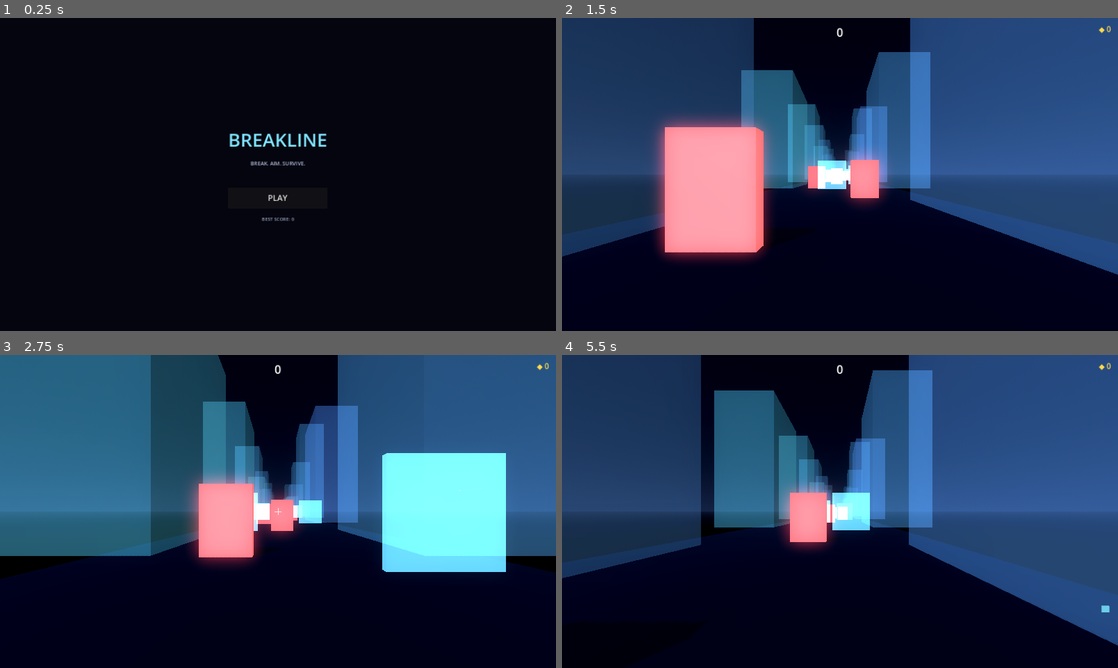
Above: before the commit, frames 1-4 (two rows, left to right).
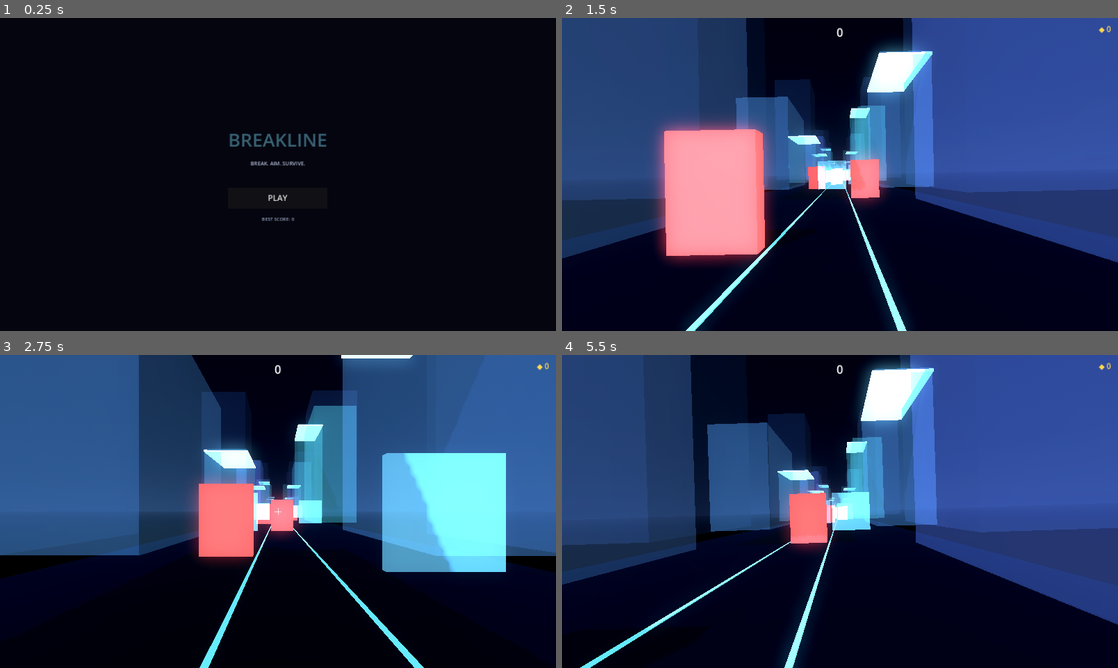
Above: after the commit, the same moments.

Repository: MUSTAFAKARA0/MUSTAFAKARA0
Game: Godot game, scene res://scenes/ui/MainMenu.tscn
Same seed, same stepped clock (60 frames per second), same inputs: the game is played once before the commit and once after it.
Inputs (mouse positions are in pixels of both pictures, inside the frame that each line leads up to):
- Up to frame 1 (0.25 s): no input
- Up to frame 2 (1.5 s): click "PLAY" at 0.5 s; move the mouse to (962, 158) at 1.27 s; click (962, 158) at 1.42 s
- Up to frame 3 (2.75 s): drag from (166, 527) to (250, 574) at 2.02 s
- Up to frame 4 (5.5 s): move the mouse to (895, 442) at 2.77 s; click (895, 442) at 2.92 s; drag from (812, 574) to (673, 464) at 3.52 s; click "RETRY" at 4.25 s; move the mouse to (1006, 558) at 5.02 s; click (1006, 558) at 5.17 s

The runs differ from the first frame. In frame 1, 0.4% of the frame differs, in the area x 41-59%, y 36-42%; in frame 2, 28%; in frame 3, 18%; in frame 4, 29%, in the area x 0-100%, y 0-100%.

Commit message:
Phase 2 polish: camera bank, environment detail, UI feel, Android prep
Continues Phase 2 (polish) after the pre-PR bug-fix pass, in priority
order (visual polish -> game feel -> UI polish -> Android readiness):

- CameraController: subtle bank/tilt into turns, driven by the player's
  actual lateral velocity (PlayerController.get_lateral_velocity()) --
  cosmetic only, doesn't touch steering.
- Projectile: energy-core pulse while in flight (previously a static-
  looking sphere mid-air).
- EnvironmentBuilder (Glass District): building materials are now a
  cached palette of 5 variants instead of one unique StandardMaterial3D
  per building (fewer distinct materials for the mobile renderer to
  juggle, not more), plus neon roof trim on alternating buildings, lane
  markers on the ground, per-row position jitter so the corridor reads
  less like an obviously repeating tile, and a sparse, dim distant
  skyline row for depth.
- UI feel: HUD score now counts up instead of snapping, crosshair pulses
  on every shot, combo pop is now pivot-corrected (was scaling from a
  corner). GameOverScreen has a proper fade+scale reveal instead of an
  instant appear, and Retry/Home/Play all get a quick press-punch tween.
- Android prep: boot splash configured to the game's dark palette instead
  of Godot's default gray, and docs/ANDROID.md rewritten into a concrete
  checklist (permissions, export preset steps, what still needs real
  hardware) instead of a status paragraph. No export_presets.cfg is
  checked in on purpose -- see the doc for why.

Co-Authored-By: Claude Sonnet 5 <noreply@anthropic.com>
Claude-Session: https://claude.ai/code/session_01CgcjuDSkH1yknnrZASjxyA

Diff:
--- a/BREAKLINE/project.godot
+++ b/BREAKLINE/project.godot
@@ -15,6 +15,9 @@
 run/main_scene="res://scenes/ui/MainMenu.tscn"
 config/features=PackedStringArray("4.3", "Mobile")
 config/icon="res://icon.svg"
+boot_splash/bg_color=Color(0.02, 0.02, 0.05, 1)
+boot_splash/fullsize=true
+boot_splash/use_filter=true
 
 [autoload]
 
--- a/BREAKLINE/scripts/levels/EnvironmentBuilder.gd
+++ b/BREAKLINE/scripts/levels/EnvironmentBuilder.gd
@@ -1,19 +1,64 @@
 extends Node3D
 ## EnvironmentBuilder
 ## Procedurally builds the "Glass District" corridor: a long ground strip
-## plus two rows of translucent, emissive skyscraper slabs. Everything is
-## generated from primitives at runtime so World 1 needs zero imported
-## art to be playable (see docs/ASSETS.md / docs/ART_DIRECTION.md).
-## Later worlds (Industrial Core, Neon Void, ...) get their own builder
-## script rather than reusing this one with flags.
+## with lane markers, two rows of translucent emissive skyscraper slabs
+## (neon trim on every other one), and a dimmer, sparser distant skyline
+## row for depth. Everything is generated from primitives at runtime so
+## World 1 needs zero imported art to be playable (see docs/ASSETS.md /
+## docs/ART_DIRECTION.md). Later worlds get their own builder script
+## rather than reusing this one with flags.
+##
+## Materials are cached and reused (a handful of variants, not one unique
+## material per building) to keep draw-call/shader overhead down on
+## mobile -- see docs/PERFORMANCE.md.
 
 @export var track_length: float = 900.0
 @export var segment_length: float = 20.0
 @export var lane_span: float = 8.0
 
+const BUILDING_HUES := [0.5, 0.54, 0.58, 0.6, 0.63]
+
+var _building_materials: Array[StandardMaterial3D] = []
+var _trim_material: StandardMaterial3D
+var _distant_material: StandardMaterial3D
+var _lane_marker_material: StandardMaterial3D
+
 func _ready() -> void:
+	_build_material_cache()
 	_build_ground()
 	_build_buildings()
+	_build_distant_skyline()
+
+func _build_material_cache() -> void:
+	for hue in BUILDING_HUES:
+		var mat := StandardMaterial3D.new()
+		mat.albedo_color = Color.from_hsv(hue, 0.5, 0.9, 0.32)
+		mat.transparency = BaseMaterial3D.TRANSPARENCY_ALPHA
+		mat.emission_enabled = true
+		mat.emission = Color.from_hsv(hue, 0.6, 1.0)
+		mat.emission_energy_multiplier = 0.8
+		mat.metallic = 0.2
+		mat.roughness = 0.1
+		_building_materials.append(mat)
+
+	_trim_material = StandardMaterial3D.new()
+	_trim_material.albedo_color = Color(0.6, 0.95, 1.0)
+	_trim_material.emission_enabled = true
+	_trim_material.emission = Color(0.5, 0.95, 1.0)
+	_trim_material.emission_energy_multiplier = 2.5
+
+	_distant_material = StandardMaterial3D.new()
+	_distant_material.albedo_color = Color(0.15, 0.2, 0.32, 0.5)
+	_distant_material.transparency = BaseMaterial3D.TRANSPARENCY_ALPHA
+	_distant_material.emission_enabled = true
+	_distant_material.emission = Color(0.15, 0.25, 0.4)
+	_distant_material.emission_energy_multiplier = 0.35
+
+	_lane_marker_material = StandardMaterial3D.new()
+	_lane_marker_material.albedo_color = Color(0.4, 0.9, 1.0)
+	_lane_marker_material.emission_enabled = true
+	_lane_marker_material.emission = Color(0.4, 0.9, 1.0)
+	_lane_marker_material.emission_energy_multiplier = 1.0
 
 func _build_ground() -> void:
 	var mesh := PlaneMesh.new()
@@ -43,6 +88,18 @@
 	shape.position = mesh_instance.position + Vector3(0, -0.1, 0)
 	body.add_child(shape)
 
+	_build_lane_markers()
+
+func _build_lane_markers() -> void:
+	var marker_mesh := BoxMesh.new()
+	marker_mesh.size = Vector3(0.08, 0.02, track_length + 60.0)
+	for x in [-1.1, 1.1]:
+		var marker := MeshInstance3D.new()
+		marker.mesh = marker_mesh
+		marker.material_override = _lane_marker_material
+		marker.position = Vector3(x, 0.02, -track_length * 0.5 + 10.0)
+		add_child(marker)
+
 func _build_buildings() -> void:
 	var count := int(track_length / segment_length)
 	var rng := RandomNumberGenerator.new()
@@ -50,25 +107,52 @@
 
 	for i in range(count):
 		var z := -float(i) * segment_length - 15.0
-		_spawn_building(Vector3(-lane_span, 0, z), rng.randf_range(8.0, 24.0), rng)
-		_spawn_building(Vector3(lane_span, 0, z), rng.randf_range(8.0, 24.0), rng)
+		# Slight per-row jitter on lane offset and spacing keeps the
+		# corridor from reading as an obviously-repeating tile.
+		var jitter := rng.randf_range(-1.5, 1.5)
+		var left_height := rng.randf_range(8.0, 24.0)
+		var right_height := rng.randf_range(8.0, 24.0)
+		_spawn_building(Vector3(-lane_span + jitter, 0, z), left_height, rng, i % 2 == 0)
+		_spawn_building(Vector3(lane_span - jitter, 0, z), right_height, rng, i % 2 == 1)
 
-func _spawn_building(base_pos: Vector3, height: float, rng: RandomNumberGenerator) -> void:
+func _spawn_building(base_pos: Vector3, height: float, rng: RandomNumberGenerator, with_trim: bool) -> void:
 	var mesh := BoxMesh.new()
 	mesh.size = Vector3(6.0, height, 10.0)
 
-	var hue := rng.randf_range(0.5, 0.62)
-	var mat := StandardMaterial3D.new()
-	mat.albedo_color = Color.from_hsv(hue, 0.5, 0.9, 0.32)
-	mat.transparency = BaseMaterial3D.TRANSPARENCY_ALPHA
-	mat.emission_enabled = true
-	mat.emission = Color.from_hsv(hue, 0.6, 1.0)
-	mat.emission_energy_multiplier = 0.8
-	mat.metallic = 0.2
-	mat.roughness = 0.1
+	var mesh_instance := MeshInstance3D.new()
+	mesh_instance.mesh = mesh
+	mesh_instance.material_override = _building_materials[rng.randi() % _building_materials.size()]
+	mesh_instance.position = base_pos + Vector3(0, height * 0.5, 0)
+	add_child(mesh_instance)
+
+	if with_trim:
+		var trim_mesh := BoxMesh.new()
+		trim_mesh.size = Vector3(6.2, 0.25, 10.2)
+		var trim := MeshInstance3D.new()
+		trim.mesh = trim_mesh
+		trim.material_override = _trim_material
+		trim.position = base_pos + Vector3(0, height - 0.3, 0)
+		add_child(trim)
+
+## A sparse, dim, desaturated row of larger silhouettes further back and
+## higher than the main street -- reads as skyline depth without adding
+## much geometry (roughly a third of the main buildings' node count).
+func _build_distant_skyline() -> void:
+	var count := int(track_length / (segment_length * 3.0))
+	var rng := RandomNumberGenerator.new()
+	rng.seed = 4242
+
+	for i in range(count):
+		var z := -float(i) * segment_length * 3.0 - 30.0
+		_spawn_distant(Vector3(-lane_span * 2.2, 0, z), rng.randf_range(30.0, 60.0))
+		_spawn_distant(Vector3(lane_span * 2.2, 0, z), rng.randf_range(30.0, 60.0))
+
+func _spawn_distant(base_pos: Vector3, height: float) -> void:
+	var mesh := BoxMesh.new()
+	mesh.size = Vector3(14.0, height, 14.0)
 
 	var mesh_instance := MeshInstance3D.new()
 	mesh_instance.mesh = mesh
-	mesh_instance.material_override = mat
+	mesh_instance.material_override = _distant_material
 	mesh_instance.position = base_pos + Vector3(0, height * 0.5, 0)
 	add_child(mesh_instance)
--- a/BREAKLINE/scripts/levels/LevelManager.gd
+++ b/BREAKLINE/scripts/levels/LevelManager.gd
@@ -52,6 +52,5 @@
 
 func _on_run_ended(stats: Dictionary) -> void:
 	hud.visible = false
-	game_over_screen.visible = true
-	game_over_screen.display_stats(stats)
+	game_over_screen.reveal(stats)
 	AudioManager.stop_music()
--- a/BREAKLINE/scripts/player/CameraController.gd
+++ b/BREAKLINE/scripts/player/CameraController.gd
@@ -10,9 +10,12 @@
 @export var max_fov_bonus: float = 8.0
 @export var bob_amplitude: float = 0.035
 @export var bob_frequency: float = 1.8
+@export var max_bank_degrees: float = 4.0
 
 var _rest_position: Vector3
+var _rest_rotation_degrees: Vector3
 var _time: float = 0.0
+var _bank_degrees: float = 0.0
 
 var _shake_strength: float = 0.0
 var _shake_duration: float = 0.0
@@ -25,6 +28,7 @@
 
 func _ready() -> void:
 	_rest_position = position
+	_rest_rotation_degrees = rotation_degrees
 	fov = base_fov
 	VFXManager.camera_shake_requested.connect(_on_shake_requested)
 
@@ -58,6 +62,14 @@
 
 	position = _rest_position + bob + shake_offset + _recoil_offset
 
+	# Bank gently into the direction of lateral movement -- a subtle
+	# "leaning into the turn" read, not an arcade-racer barrel roll.
+	var target_bank := 0.0
+	if _player:
+		target_bank = clamp(-_player.get_lateral_velocity() * 0.6, -max_bank_degrees, max_bank_degrees)
+	_bank_degrees = lerp(_bank_degrees, target_bank, delta * 5.0)
+	rotation_degrees = _rest_rotation_degrees + Vector3(0.0, 0.0, _bank_degrees)
+
 func apply_recoil(strength: float = 0.06) -> void:
 	_recoil_offset += Vector3(0, 0, strength)
 
--- a/BREAKLINE/scripts/player/PlayerController.gd
+++ b/BREAKLINE/scripts/player/PlayerController.gd
@@ -17,6 +17,7 @@
 var forward_speed: float = 0.0
 var _reticle_norm: Vector2 = Vector2.ZERO
 var _target_x: float = 0.0
+var _lateral_velocity: float = 0.0
 
 @onready var camera: CameraController = $Camera3D
 @onready var muzzle: Marker3D = $Camera3D/MuzzlePoint
@@ -38,7 +39,15 @@
 	GameManager.distance_traveled += forward_speed * delta
 
 	_target_x = clamp(_reticle_norm.x, -1.0, 1.0) * lane_half_width
+	var prev_x := global_position.x
 	global_position.x = lerp(global_position.x, _target_x, delta * steer_smoothing)
+	if delta > 0.0:
+		_lateral_velocity = (global_position.x - prev_x) / delta
+
+## Used by CameraController to bank the camera slightly into a turn --
+## purely cosmetic, doesn't affect the actual steering above.
+func get_lateral_velocity() -> float:
+	return _lateral_velocity
 
 func _update_reticle_norm(screen_pos: Vector2) -> void:
 	var viewport_size := get_viewport().get_visible_rect().size
--- a/BREAKLINE/scripts/projectiles/Projectile.gd
+++ b/BREAKLINE/scripts/projectiles/Projectile.gd
@@ -16,6 +16,7 @@
 var _has_hit: bool = false
 
 @onready var _trail: CPUParticles3D = $Trail if has_node("Trail") else null
+@onready var _mesh: MeshInstance3D = $Mesh if has_node("Mesh") else null
 
 func _ready() -> void:
 	body_entered.connect(_on_body_entered)
@@ -38,6 +39,12 @@
 func _physics_process(delta: float) -> void:
 	_life_elapsed += delta
 	global_position += _direction * _speed * delta
+
+	# Subtle energy-core pulse -- purely cosmetic, keeps the ball from
+	# reading as a static prop while it's mid-flight.
+	if _mesh:
+		var pulse := 1.0 + sin(_life_elapsed * 18.0) * 0.08
+		_mesh.scale = Vector3.ONE * pulse
 
 	if _life_elapsed >= lifetime:
 		_expire(false)
--- a/BREAKLINE/scripts/ui/GameOverScreen.gd
+++ b/BREAKLINE/scripts/ui/GameOverScreen.gd
@@ -16,6 +16,7 @@
 @onready var coins_value: Label = $Panel/VBox/CoinsRow/CoinsValue
 @onready var retry_button: Button = $Panel/VBox/Buttons/RetryButton
 @onready var home_button: Button = $Panel/VBox/Buttons/HomeButton
+@onready var panel: PanelContainer = $Panel
 
 func _ready() -> void:
 	retry_button.pressed.connect(_on_retry_pressed)
@@ -29,10 +30,33 @@
 	combo_value.text = "x%d" % int(stats.get("max_combo", 0))
 	coins_value.text = "+%d" % int(stats.get("coins", 0))
 
+## Shows the panel and fills it with `stats` in one call, with a short
+## fade + scale-in reveal instead of an instant appear.
+func reveal(stats: Dictionary) -> void:
+	display_stats(stats)
+	visible = true
+	modulate.a = 0.0
+	panel.pivot_offset = panel.size / 2.0
+	panel.scale = Vector2(0.85, 0.85)
+
+	var tween := create_tween()
+	tween.set_parallel(true)
+	tween.tween_property(self, "modulate:a", 1.0, 0.25)
+	tween.tween_property(panel, "scale", Vector2(1.0, 1.0), 0.3) \
+		.set_trans(Tween.TRANS_BACK).set_ease(Tween.EASE_OUT)
+
+func _punch_button(button: Button) -> void:
+	button.pivot_offset = button.size / 2.0
+	button.scale = Vector2(0.9, 0.9)
+	var tween := create_tween()
+	tween.tween_property(button, "scale", Vector2(1.0, 1.0), 0.15).set_trans(Tween.TRANS_BACK)
+
 func _on_retry_pressed() -> void:
 	AudioManager.play_sfx("button_click")
+	_punch_button(retry_button)
 	retry_requested.emit()
 
 func _on_home_pressed() -> void:
 	AudioManager.play_sfx("button_click")
+	_punch_button(home_button)
 	home_requested.emit()
--- a/BREAKLINE/scripts/ui/HUD.gd
+++ b/BREAKLINE/scripts/ui/HUD.gd
@@ -8,18 +8,31 @@
 @onready var score_label: Label = $ScoreLabel
 @onready var combo_label: Label = $ComboLabel
 @onready var coins_label: Label = $CoinsLabel
+@onready var crosshair_h: ColorRect = $CrosshairH
+@onready var crosshair_v: ColorRect = $CrosshairV
+
+var _displayed_score: int = 0
 
 func _ready() -> void:
 	ScoreManager.score_changed.connect(_on_score_changed)
 	ComboManager.combo_changed.connect(_on_combo_changed)
-	_on_score_changed(ScoreManager.score, 0)
+	InputManager.shoot_requested.connect(_on_shoot_requested)
+	_displayed_score = ScoreManager.score
+	score_label.text = str(_displayed_score)
 	_on_combo_changed(ComboManager.combo, ComboManager.get_multiplier())
 
 func _process(_delta: float) -> void:
 	coins_label.text = "◆ %d" % GameManager.coins_earned
 
 func _on_score_changed(new_score: int, _delta: int) -> void:
-	score_label.text = str(new_score)
+	# Counts up over 0.35s instead of snapping -- makes big-multiplier hits
+	# read as a bigger deal than a small one without any extra UI.
+	var tween := create_tween()
+	tween.tween_method(_set_displayed_score, _displayed_score, new_score, 0.35)
+
+func _set_displayed_score(value: float) -> void:
+	_displayed_score = int(round(value))
+	score_label.text = str(_displayed_score)
 
 func _on_combo_changed(combo: int, multiplier: int) -> void:
 	if combo <= 1:
@@ -28,6 +41,16 @@
 
 	combo_label.visible = true
 	combo_label.text = "x%d COMBO" % multiplier
+	combo_label.pivot_offset = combo_label.size / 2.0
 	combo_label.scale = Vector2(1.35, 1.35)
 	var tween := create_tween()
 	tween.tween_property(combo_label, "scale", Vector2(1, 1), 0.22).set_trans(Tween.TRANS_BACK)
+
+func _on_shoot_requested(_screen_pos: Vector2) -> void:
+	if GameManager.current_state != GameManager.State.PLAYING:
+		return
+	for rect in [crosshair_h, crosshair_v]:
+		rect.pivot_offset = rect.size / 2.0
+		rect.scale = Vector2(1.6, 1.6)
+		var tween := create_tween()
+		tween.tween_property(rect, "scale", Vector2(1, 1), 0.15).set_trans(Tween.TRANS_QUINT)
--- a/BREAKLINE/scripts/ui/MainMenu.gd
+++ b/BREAKLINE/scripts/ui/MainMenu.gd
@@ -7,12 +7,21 @@
 
 @onready var play_button: Button = $CenterContainer/VBox/PlayButton
 @onready var best_score_label: Label = $CenterContainer/VBox/BestScoreLabel
+@onready var title_label: Label = $CenterContainer/VBox/Title
 
 func _ready() -> void:
 	play_button.pressed.connect(_on_play_pressed)
 	best_score_label.text = "BEST SCORE: %d" % SaveManager.get_best_score()
 	AudioManager.play_music("main_menu_theme")
 
+	title_label.modulate.a = 0.0
+	var tween := create_tween()
+	tween.tween_property(title_label, "modulate:a", 1.0, 0.6)
+
 func _on_play_pressed() -> void:
 	AudioManager.play_sfx("button_click")
+	play_button.pivot_offset = play_button.size / 2.0
+	play_button.scale = Vector2(0.9, 0.9)
+	var tween := create_tween()
+	tween.tween_property(play_button, "scale", Vector2(1.0, 1.0), 0.15).set_trans(Tween.TRANS_BACK)
 	GameManager.go_to_level()
Not shown, changed: BREAKLINE/docs/ANDROID.md
